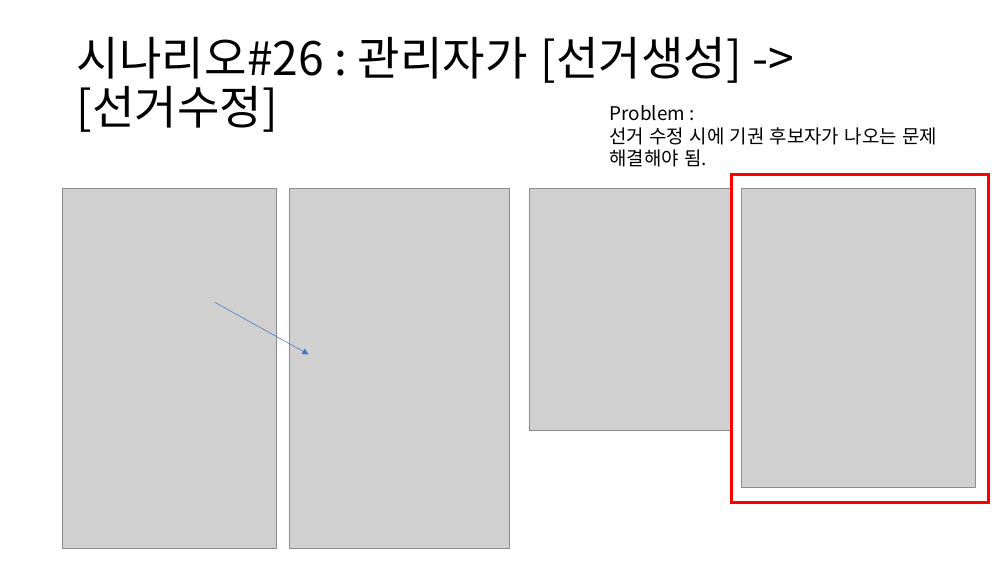
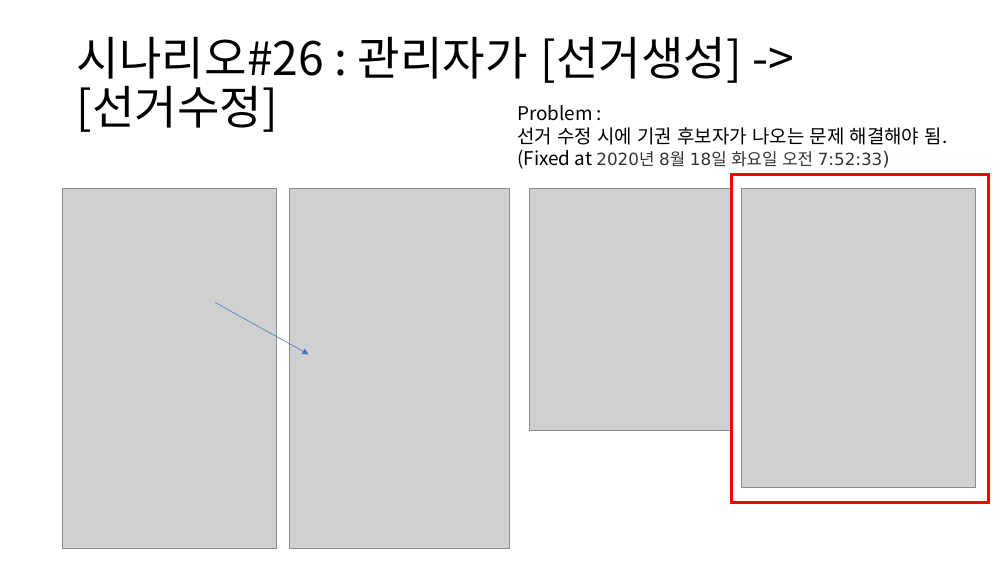
Before and after one commit to BL-UCKSS/evote-project, a slide deck: slide 48 of Document/Testcase/Testcase #1.pptx. Drawn at 1008x567 pixels with LibreOffice and Linux fonts; fonts in the diff are those of the drawing; grey boxes stand for pictures. Boxes give left, top, right and bottom in pixels: in the first picture for what was removed or moved away, otherwise in the second. Text is boxed around its words. In the diff, an @@ line names an element or a change of style, - is before the commit and + after.

Commit message:
Testcase#1-2 작성 중 - 시나리오#26 작성완료

```diff
--- a/Document/Testcase/Testcase #1.pptx
+++ b/Document/Testcase/Testcase #1.pptx
@@ text "Problem :": place and size @@
-text "Problem :" at box(610, 105, 937, 167)
+text "Problem :" at box(517, 105, 948, 169)
@@ text at box(517, 127, 948, 169): text changed @@
-선거 수정 시에 기권 후보자가 나오는 문제 해결해야 됨.
+선거 수정 시에 기권 후보자가 나오는 문제 해결해야 됨. (Fixed at 2020년 8월 18일 화요일 오전 7:52:33)
```
Also in this commit, not shown: 1 slide added.
